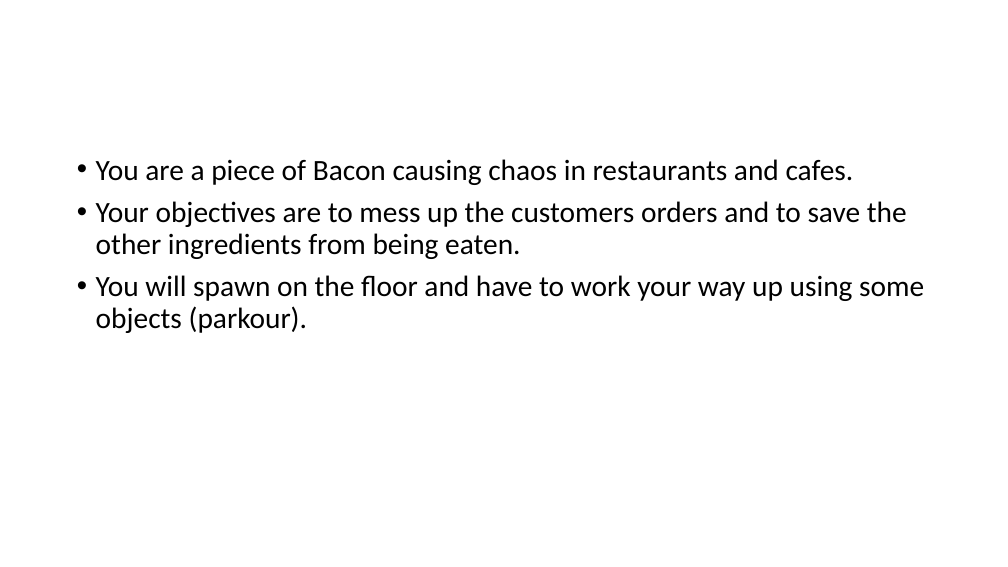
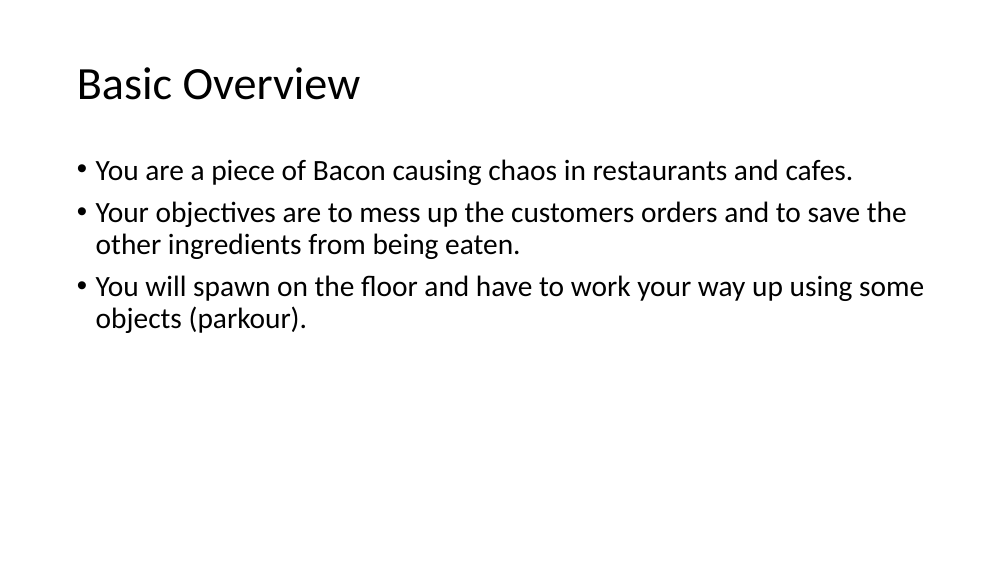
Before and after one commit to lcifty/College, a slide deck: slide 2 of College/FMP/Bacon Bandit.pptx (slide 4 before the commit). Drawn at 1008x567 pixels with LibreOffice and Linux fonts; fonts in the diff are those of the drawing. Boxes give left, top, right and bottom in pixels: in the first picture for what was removed or moved away, otherwise in the second. Text is boxed around its words. In the diff, an @@ line names an element or a change of style, - is before the commit and + after.

```diff
--- a/College/FMP/Bacon Bandit.pptx
+++ b/College/FMP/Bacon Bandit.pptx
@@ title added at (77,67,361,100), 44 pt, text #000000 @@
+Basic Overview
```
Also in this commit, not shown: 2 other slides changed, 2 slides added, 1 slide removed.
